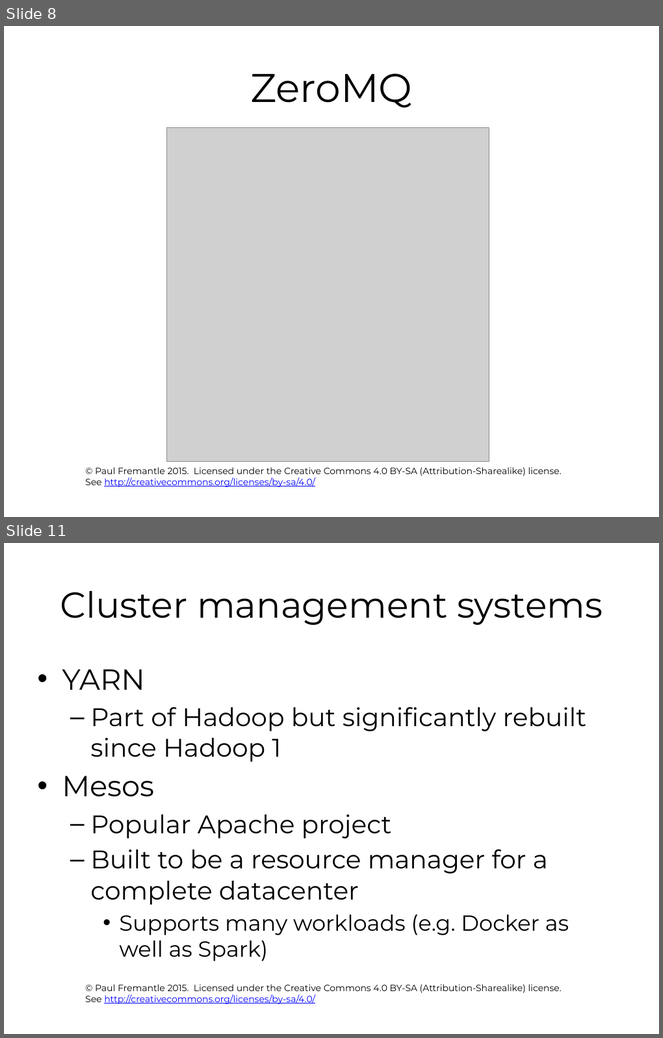
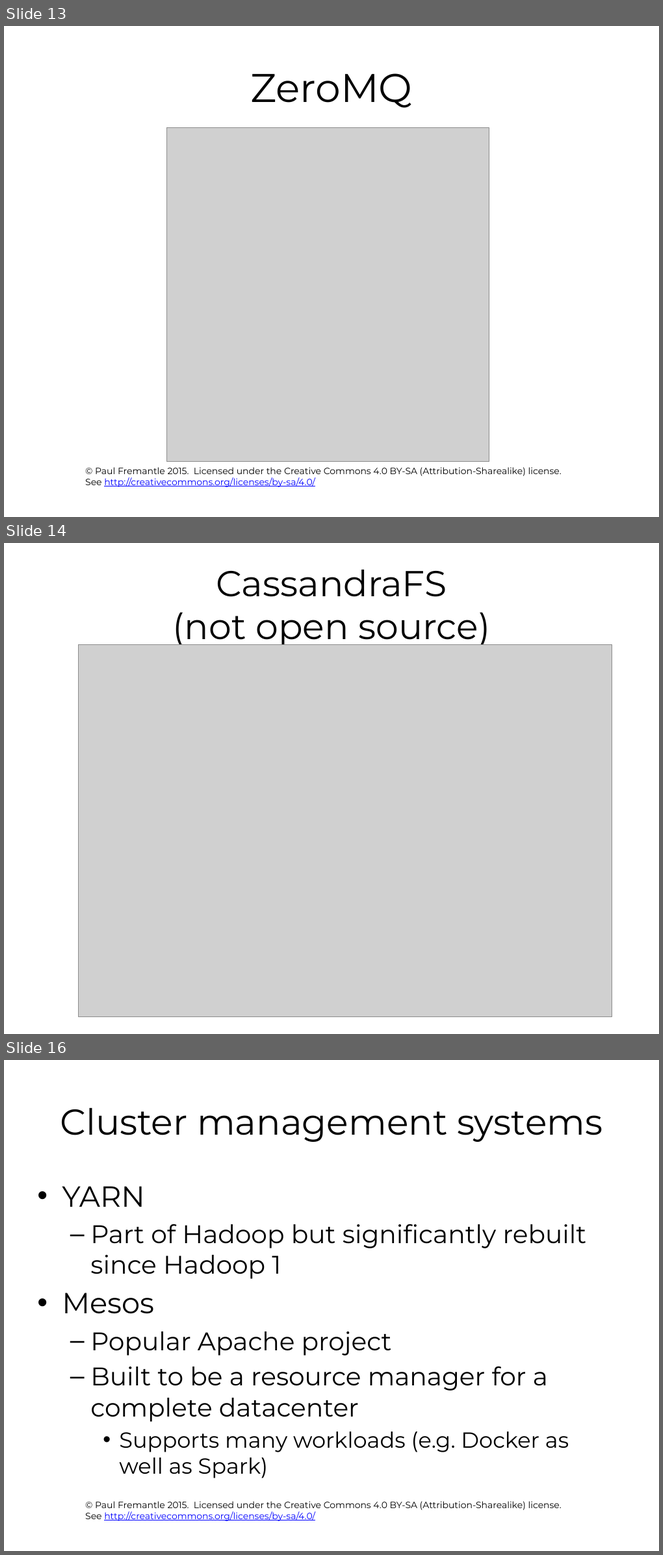
Before and after one commit to pzfreo/ox-clo, a slide deck: pres-source/12-big-data-recap.pptx. Shown one above the other, each under a label of ours: slides 8 and 11 before the commit, slides 13, 14 and 16 after it; the slides between them are not shown. The pictures are 663x1038 and 663x1555 pixels, drawn with LibreOffice and Linux fonts; fonts in the diff are those of the drawing; grey boxes stand for pictures; background and template pictures are left out. Boxes give left, top, right and bottom in pixels: in the first picture for what was removed or moved away, otherwise in the second. Text is boxed around its words. In the diff, an @@ line names an element or a change of style, - is before the commit and + after.

```diff
--- a/pres-source/12-big-data-recap.pptx
+++ b/pres-source/12-big-data-recap.pptx
@@ slide 14 added at <box>4,543,659,1034</box>, background #FFFFFF; not listed: 1 template element that a slide beside it also shows @@
@@ title added at <box>173,570,490,648</box>, 39.6 pt, text #000000 @@
+CassandraFS
+(not open source)
@@ picture added at <box>79,644,612,1017</box> @@
@@ what was slide 8 is now slide 13 @@
@@ what was slide 11 is now slide 16 @@
```
Also in this commit, not shown: 1 slide changed, 5 other slides added, 1 slide removed, 11 other files.
